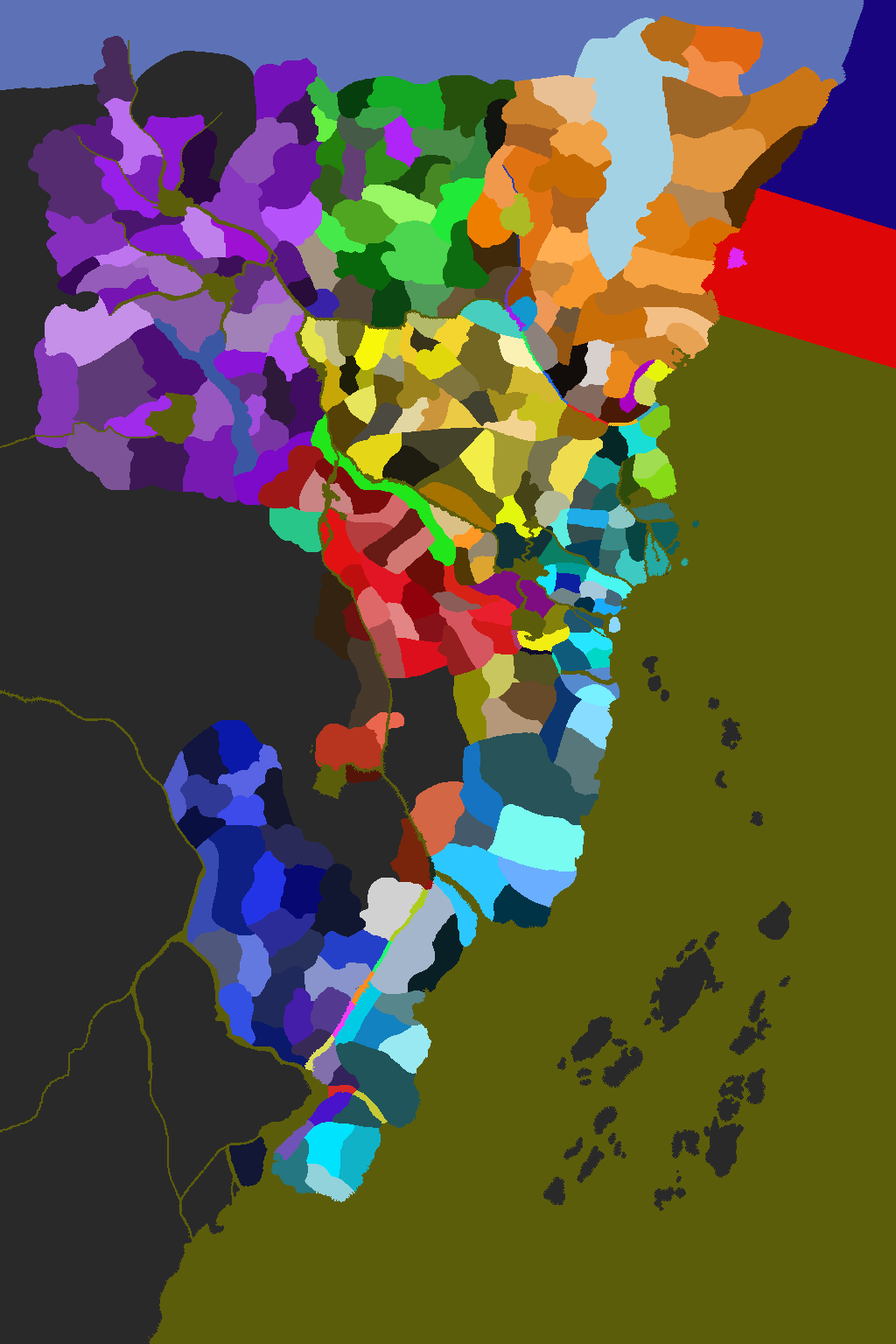
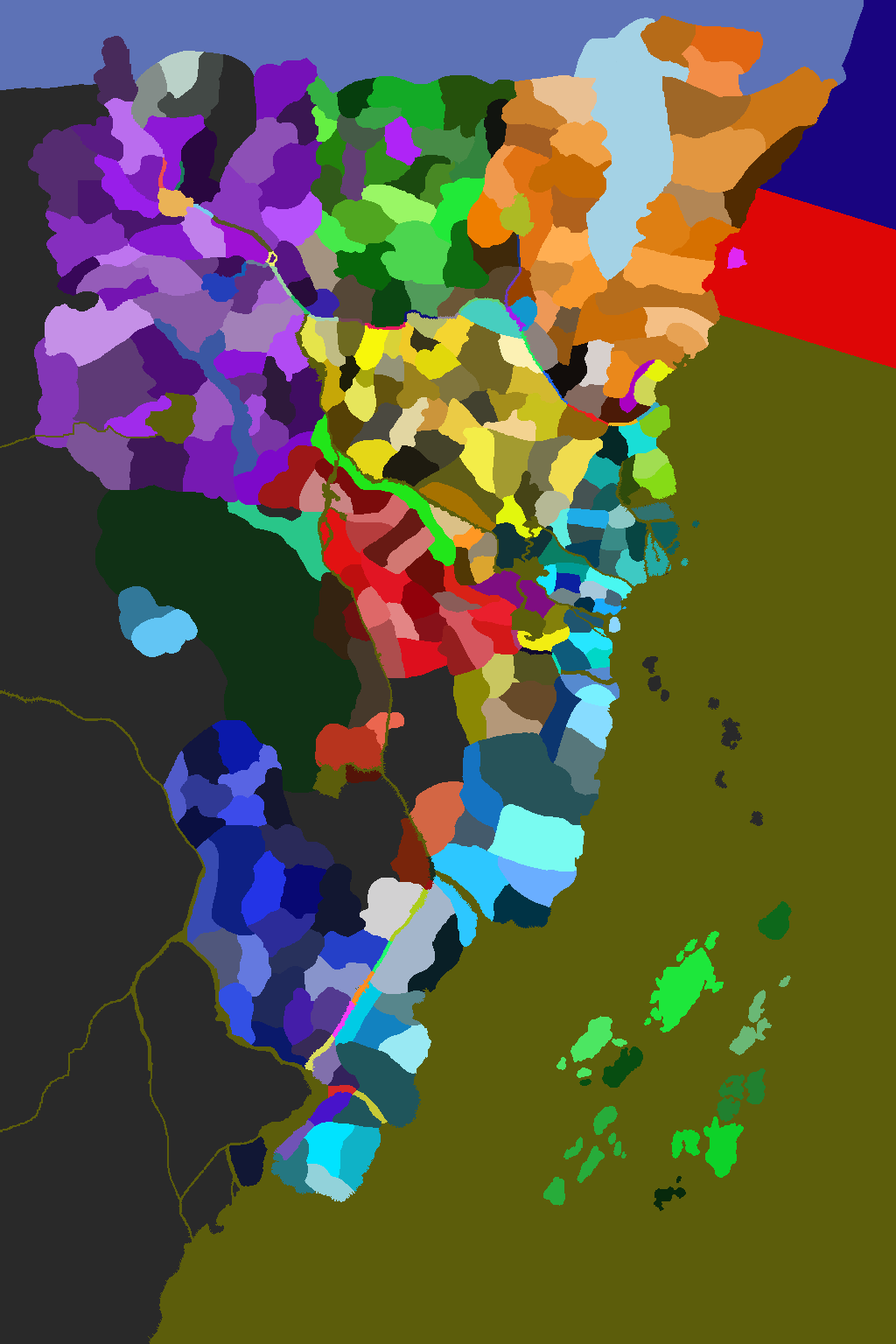
The second 896px x 1344px image is a revision of the first. Changes to its layers:
painted on "sea_provinces" over [700, 5, 864, 324]
painted on "river_provinces" over [157, 157, 518, 330]
painted on "sea2" over [113, 5, 864, 1211]
painted on "agasha" over [407, 128, 414, 168]
painted on "togashi" over [383, 113, 402, 130]
painted on "mirumoto" over [400, 78, 429, 129]
painted on "shinjo" over [76, 48, 208, 227]
painted on "moto" over [107, 221, 231, 316]
painted on "ide" over [107, 288, 221, 328]
painted on "icuhi" over [219, 327, 227, 343]
painted on "miya" over [227, 499, 331, 581]
painted on "akodo" over [439, 387, 454, 407]
painted on "matsu & Kitsu & Ikoima" over [344, 328, 489, 453]
painted on "isawa" over [813, 92, 830, 125]
painted on "asako" over [502, 164, 518, 194]
painted on "shiba" over [667, 125, 811, 368]
added layer "falcon" in group "minor clans" over [118, 586, 198, 657]
added layer "mantis" in group "minor clans" over [543, 900, 792, 1211]
added layer "badger" in group "minor clans" over [127, 50, 224, 129]
painted on "cat" over [727, 247, 745, 269]
painted on "forests" over [95, 484, 362, 793]
painted on "mountains" over [127, 5, 864, 85]
painted on "rokugan grey map" over [206, 111, 223, 127]
painted on "sea" over [109, 79, 518, 343]
